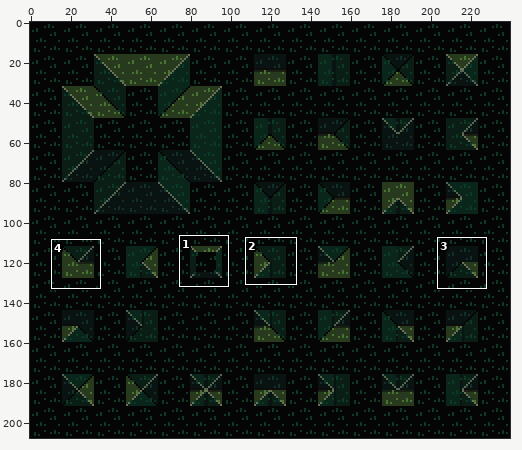
One commit to this sprite sheet: graphics/images/ramps_grass.png. The picture above shows the old version from afar; the outline marks the close-up.
Close-up. Before the edit:
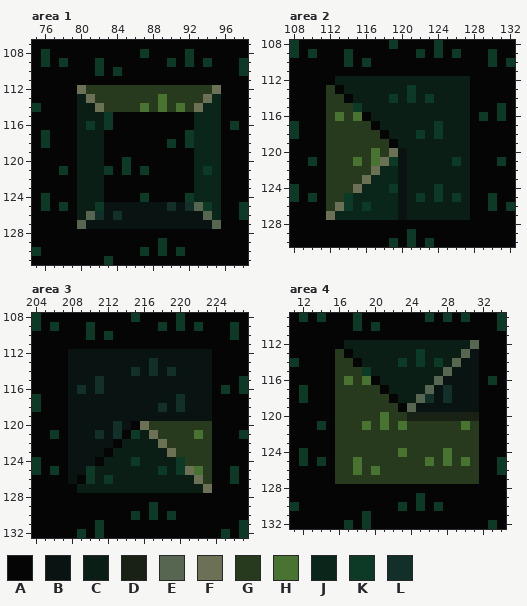
The file is 480x416 pixels, drawn in blocks of 2x2; one block is one cell here. Colours within 5 levels of each other are drawn and written as one. Shown: area 1: x 75..98, y 107..131; area 2: x 108..132, y 108..130; area 3: x 204..227, y 108..132; area 4: x 11..34, y 109..132. The commit also changed other parts of the picture, which this record leaves out.
Palette (. is transparent): A #050505  B #091412  C #0b1e16  D #182113  E #576651  F #6c7054  G #283a1e  H #487331  J #0a2519  K #0d3a26  L #132f2a
New version:
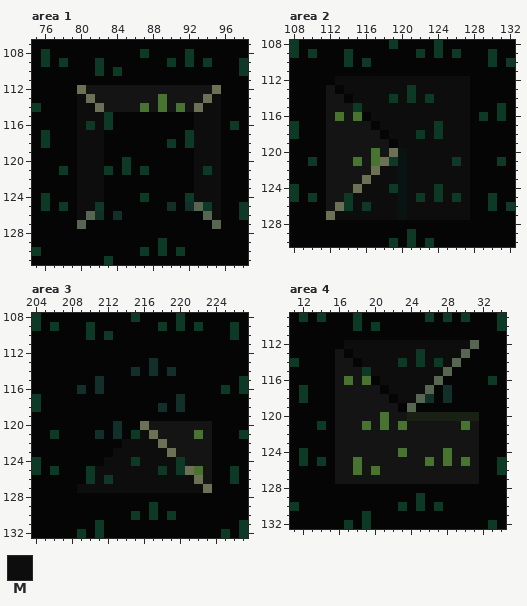
Colours new in this view: M #0d0d0d
Edits made:
@@ palette @@
-G #283a1e
+G #141414
--- area 1
@@ x 75..98 @@
 112 AAAAAFGGGGGGGGGGGGGGFAAA
-113 AAAAACFGGGGGGGHGGGGFJAAA
-114 KAAAACCFGGGGHGHGHGFJJAAA
-115 AAAAACCCKAAAAAAAAAJJJAAA
-116 AAAAACKCKAAAAAAAAAJJJAKA
-117 AKAAACCCAAAAAAAAAKJJJAAA
-118 AKAAACCCAAAAAAAKAKJJJAAA
-119 AAAAACCCAAAAAAAAAAJJJAAA
-120 AAAAACCCAAKAAAAAAAJJJAAA
-121 AAAKACCCKAKAKAAAAAJKJAAA
-122 AAAAACCCAAAAAAAAAAJJJAAA
-123 AAAAACCCAAAAAAAAAAJJJAAA
-124 AKAAACCCAAAAKAAAAKJJJAAA
-125 AKAKACCKBBBBBBBLBLEKJAAK
-126 AAAAACELBLBBBBBBBBBEJAAK
-127 AAAAAEBBBBBBBBBBBBBBEAAA
+113 AAAAAMFGGGGGGGHGGGGFMAAA
+114 KAAAAMMFGGGGHGHGHGFMMAAA
+115 AAAAAMMMKAAAAAAAAAMMMAAA
+116 AAAAAMKMKAAAAAAAAAMMMAKA
+117 AKAAAMMMAAAAAAAAAKMMMAAA
+118 AKAAAMMMAAAAAAAKAKMMMAAA
+119 AAAAAMMMAAAAAAAAAAMMMAAA
+120 AAAAAMMMAAKAAAAAAAMMMAAA
+121 AAAKAMMMKAKAKAAAAAMKMAAA
+122 AAAAAMMMAAAAAAAAAAMMMAAA
+123 AAAAAMMMAAAAAAAAAAMMMAAA
+124 AKAAAMMMAAAAKAAAAKMMMAAA
+125 AKAKAMMKAAAAAAALALEKMAAK
+126 AAAAAMELALAAAAAAAAAEMAAK
+127 AAAAAEAAAAAAAAAAAAAAEAAA
 128 AAAAAAAAAAAAAAAAAAAAAAAA
--- area 2
@@ x 108..132 @@
 111 AAAAAAAAAAAAAAAAAAAAAAAAA
-112 AAAAACCCCCCCCCCCCCCCAAAAA
-113 AAAAGACCCCCCCKCCCCCCAAAAA
-114 AAAAGGACCCCKCKCKCCCCAAAAA
-115 AAAAGGGKCCCCCCCCCCCCAAAKA
-116 AAAAGHGHACCCCCCCCCCCAKAKA
-117 KAAAGGGGGACCCCCCKCCCAAAAA
-118 KAAAGGGGGGACCCKCKCCCAAAAA
-119 AAAAGGGGGGGACCCCCCCCAAAAA
-120 AAAAGGGGGHGFBCCCCCCCAAAAA
-121 AAKAGGGHGHFKBCCCCCKCAAAKA
-122 AAAAGGGGGFJJBCCCCCCCAAAAA
-123 AAAAGGGGFJJJBCCCCCCCAAAAA
-124 KAAAGGGFJJJKBCCCKCCCAAAAA
-125 KAKAGGKJJJJJBCKCKCKCAAKAA
-126 AAAAGFKJKJJJBCCCCCCCAAKAK
-127 AAAAFJJJJJJJBCCCCCCCAAAAA
+112 AAAAAMMMMMMMMMMMMMMMAAAAA
+113 AAAAGAMMMMMMMKMMMMMMAAAAA
+114 AAAAGGAMMMMKMKMKMMMMAAAAA
+115 AAAAGGGKMMMMMMMMMMMMAAAKA
+116 AAAAGHGHAMMMMMMMMMMMAKAKA
+117 KAAAGGGGGAMMMMMMKMMMAAAAA
+118 KAAAGGGGGGAMMMKMKMMMAAAAA
+119 AAAAGGGGGGGAMMMMMMMMAAAAA
+120 AAAAGGGGGHGFBMMMMMMMAAAAA
+121 AAKAGGGHGHFKBMMMMMKMAAAKA
+122 AAAAGGGGGFMMBMMMMMMMAAAAA
+123 AAAAGGGGFMMMBMMMMMMMAAAAA
+124 KAAAGGGFMMMKBMMMKMMMAAAAA
+125 KAKAGGKMMMMMBMKMKMKMAAKAA
+126 AAAAGFKMKMMMBMMMMMMMAAKAK
+127 AAAAFMMMMMMMBMMMMMMMAAAAA
 128 AAAAAAAAAAAAAAAAAAAAAAAAA
--- area 3
@@ x 204..227 @@
 111 AAAAAAAAAAAAAAAAAAAAAAAA
-112 AAAABBBBBBBBBBBBBBBBAAAA
-113 AAAABBBBBBBBBLBBBBBBAAAA
-114 AAAABBBBBBBLBLBLBBBBAAAA
-115 AAAABBBLBBBBBBBBBBBBAAAK
-116 AAAABLBLBBBBBBBBBBBBAKAK
-117 KAAABBBBBBBBBBBBLBBBAAAA
-118 KAAABBBBBBBBBBLBLBBBAAAA
-119 AAAABBBBBBBBBBBBBBBBAAAA
-120 AAAABBBBBLBAFGGGGGGGAAAA
-121 AAKABBBLBLAKCFGGGGHGAAAK
-122 AAAABBBBBACCCCFGGGGGAAAA
-123 AAAABBBBACCCCCCFGGGGAAAA
-124 KAAABBBACCCKCCCCKGGGAAAA
-125 KAKABBKCCCCCCCKCKFHGAAKA
-126 AAAABAKCKCCCCCCCCCFGAAKA
-127 AAAAACCCCCCCCCCCCCCFAAAA
+112 AAAAAAAAAAAAAAAAAAAAAAAA
+113 AAAAAAAAAAAAALAAAAAAAAAA
+114 AAAAAAAAAAALALALAAAAAAAA
+115 AAAAAAALAAAAAAAAAAAAAAAK
+116 AAAAALALAAAAAAAAAAAAAKAK
+117 KAAAAAAAAAAAAAAALAAAAAAA
+118 KAAAAAAAAAAAAALALAAAAAAA
+119 AAAAAAAAAAAAAAAAAAAAAAAA
+120 AAAAAAAAALAAFGGGGGGGAAAA
+121 AAKAAAALALAKMFGGGGHGAAAK
+122 AAAAAAAAAAMMMMFGGGGGAAAA
+123 AAAAAAAAAMMMMMMFGGGGAAAA
+124 KAAAAAAAMMMKMMMMKGGGAAAA
+125 KAKAAAKMMMMMMMKMKFHGAAKA
+126 AAAAAAKMKMMMMMMMMMFGAAKA
+127 AAAAAMMMMMMMMMMMMMMFAAAA
 128 AAAAAAAAAAAAAAAAAAAAAAAA
--- area 4
@@ x 11..34 @@
 111 AAAAAAAAAAAAAAAAAAAAAAAA
-112 AAAAAACCCCCCCCCCCCCCEAAA
-113 AAAAAGACCCCCCCKCCCCEBAAA
-114 KAAAAGGACCCCKCKCKCEBBAAA
-115 AAAAAGGGKCCCCCCCCEBBBAAA
-116 AAAAAGHGHACCCCCCEBBBBAKA
-117 AKAAAGGGGGACCCCEBLBBBAAA
-118 AKAAAGGGGGGACCELBLBBBAAA
-119 AAAAAGGGGGGGAEBBBBBBBAAA
+112 AAAAAAMMMMMMMMMMMMMMEAAA
+113 AAAAAGAMMMMMMMKMMMMEAAAA
+114 KAAAAGGAMMMMKMKMKMEAAAAA
+115 AAAAAGGGKMMMMMMMMEAAAAAA
+116 AAAAAGHGHAMMMMMMEAAAAAKA
+117 AKAAAGGGGGAMMMMEALAAAAAA
+118 AKAAAGGGGGGAMMELALAAAAAA
+119 AAAAAGGGGGGGAEAAAAAAAAAA
 120 AAAAAGGGGGHGGDDDDDDDDAAA
Pixel boxes of the changes (left, top, right, bottom) in both close-ups:
changed: (77, 85, 221, 229)
changed: (326, 76, 470, 220)
changed: (68, 349, 212, 493)
changed: (335, 340, 479, 484)
